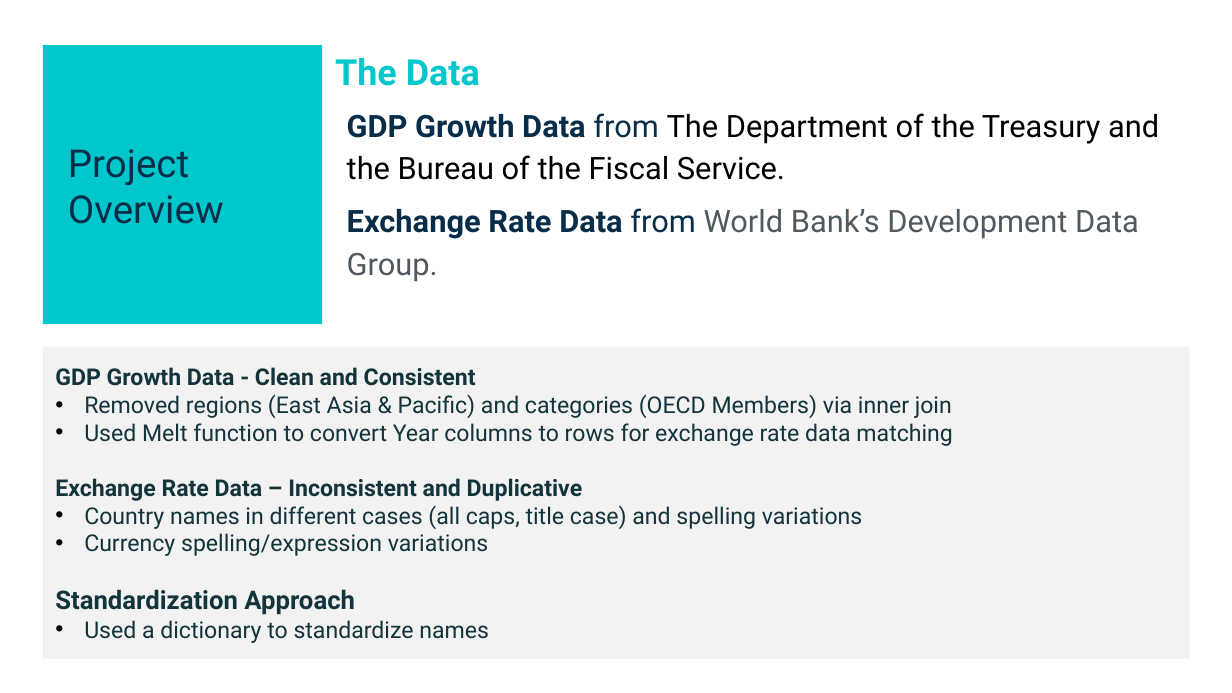
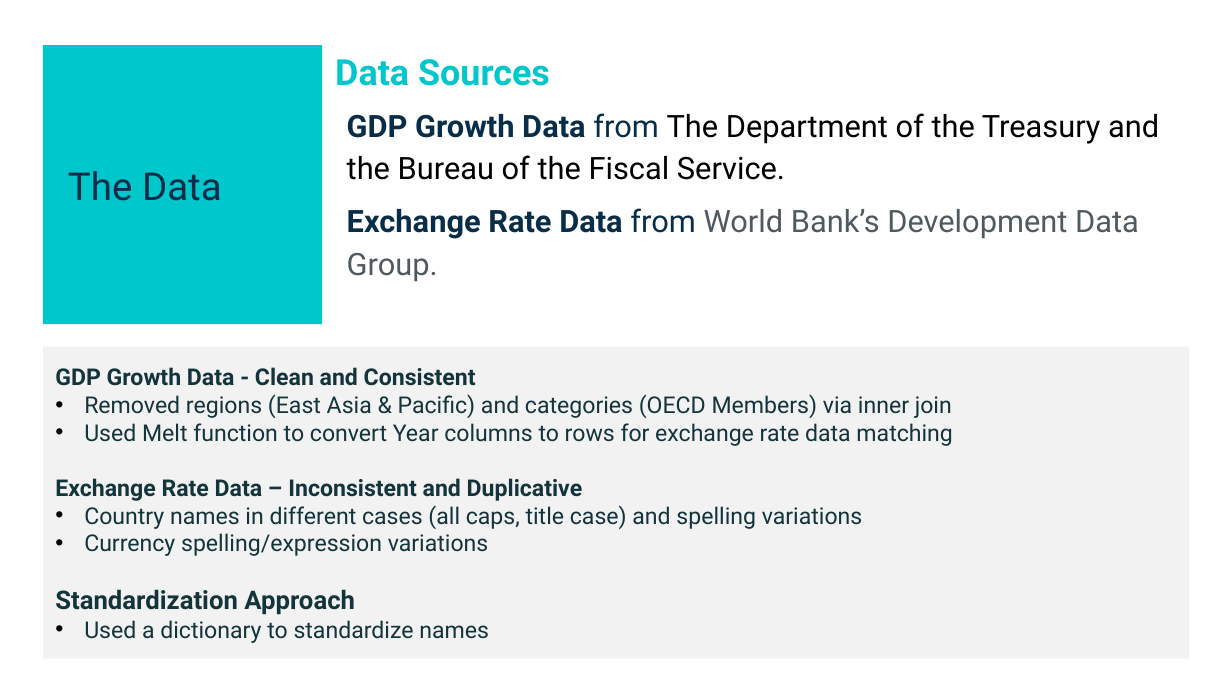
Before and after one commit to tbrown14611/Project_2, a slide deck: slide 4 of Team_3_AI_Bootcamp_Project_2.pptx. Drawn at 1232x693 pixels with LibreOffice and Linux fonts; fonts in the diff are those of the drawing. Boxes give left, top, right and bottom in pixels: in the first picture for what was removed or moved away, otherwise in the second. Text is boxed around its words. In the diff, an @@ line names an element or a change of style, - is before the commit and + after.

```diff
--- a/Team_3_AI_Bootcamp_Project_2.pptx
+++ b/Team_3_AI_Bootcamp_Project_2.pptx
@@ text at bbox=[335, 59, 550, 86]: text changed @@
-The Data
+Data Sources
@@ text at bbox=[68, 171, 222, 201]: text changed @@
-Project Overview
+The Data
```
Also in this commit, not shown: 4 other slides changed.
